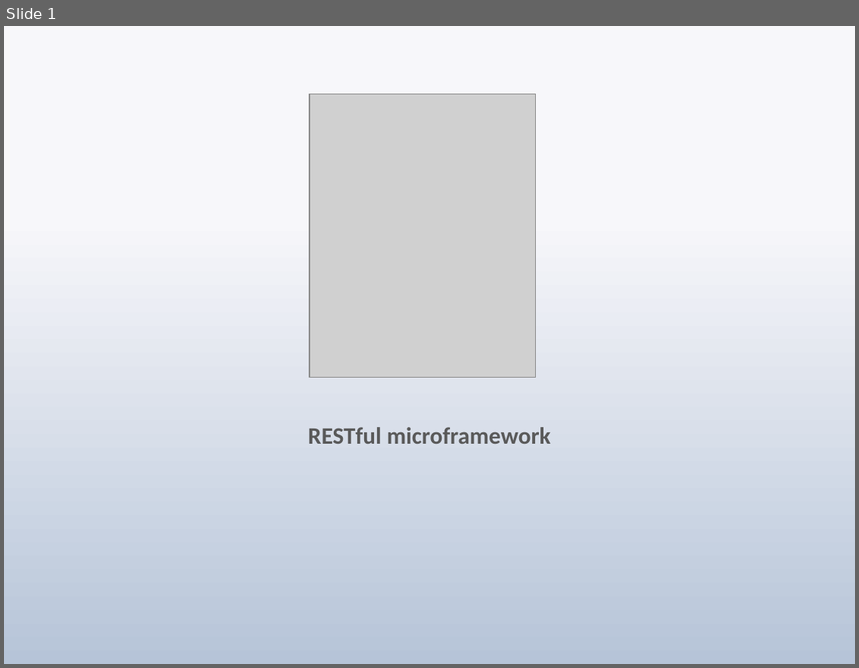
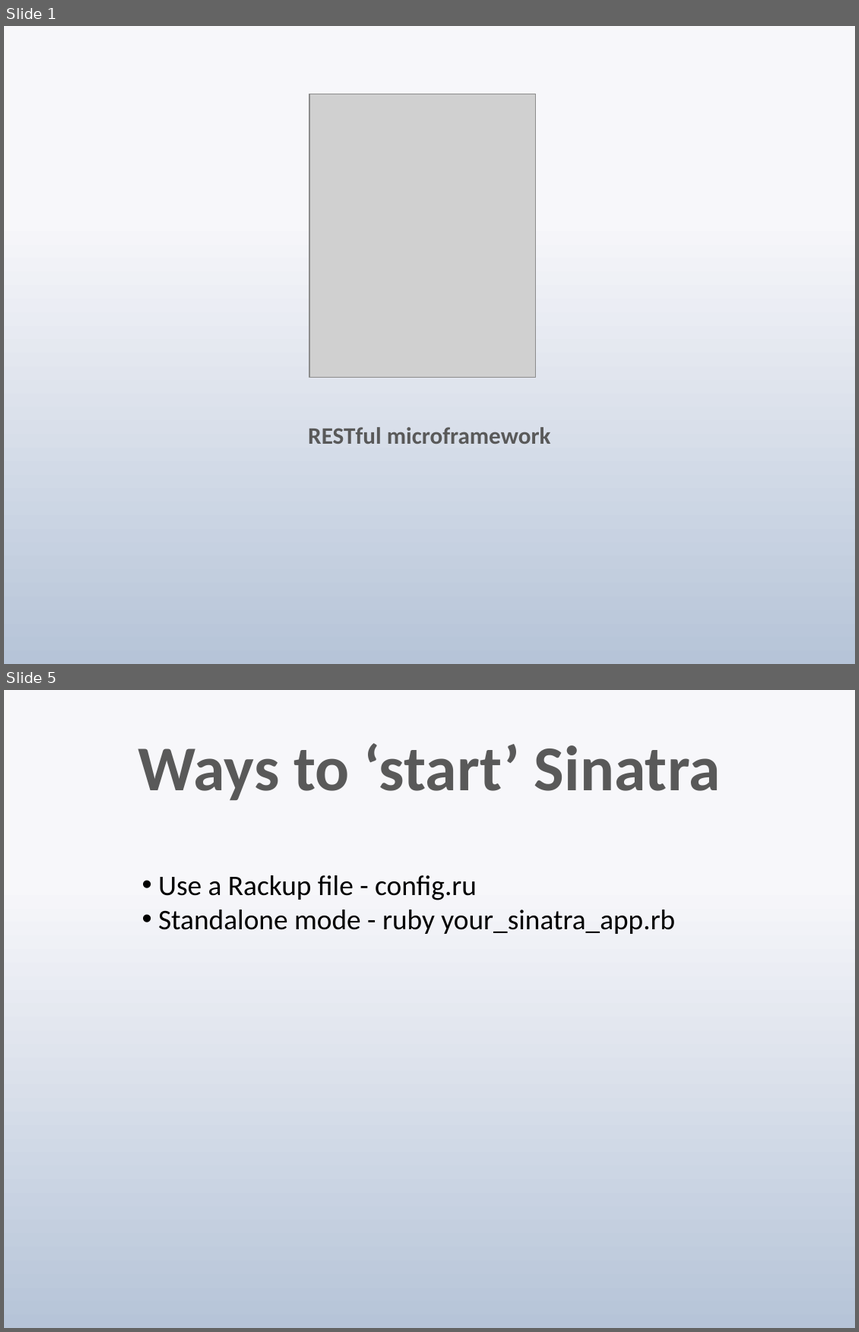
Before and after one commit to techwhizbang/sinatra_slideshow, a slide deck: sinatra.pptx. Shown one above the other, each under a label of ours: slide 1 before the commit, slides 1 and 5 after it; the slides between them are not shown. The pictures are 859x668 and 859x1332 pixels, drawn with LibreOffice and Linux fonts; fonts in the diff are those of the drawing; grey boxes stand for pictures. Boxes give left, top, right and bottom in pixels: in the first picture for what was removed or moved away, otherwise in the second. Text is boxed around its words. In the diff, an @@ line names an element or a change of style, - is before the commit and + after.

```diff
--- a/sinatra.pptx
+++ b/sinatra.pptx
@@ slide 5 added at [4,690,855,1328], background gradient #F7F9FB to #B7C6D9 @@
@@ title added at [139,743,721,800], 54 pt, text gradient #595959 to #262626, bold @@
+Ways to ‘start’ Sinatra
@@ text added at [158,875,675,934], 24 pt, text #000000 @@
+• Use a Rackup file - config.ru
+• Standalone mode - ruby your_sinatra_app.rb
```
Also in this commit, not shown: 2 slides changed, 2 other slides added.
